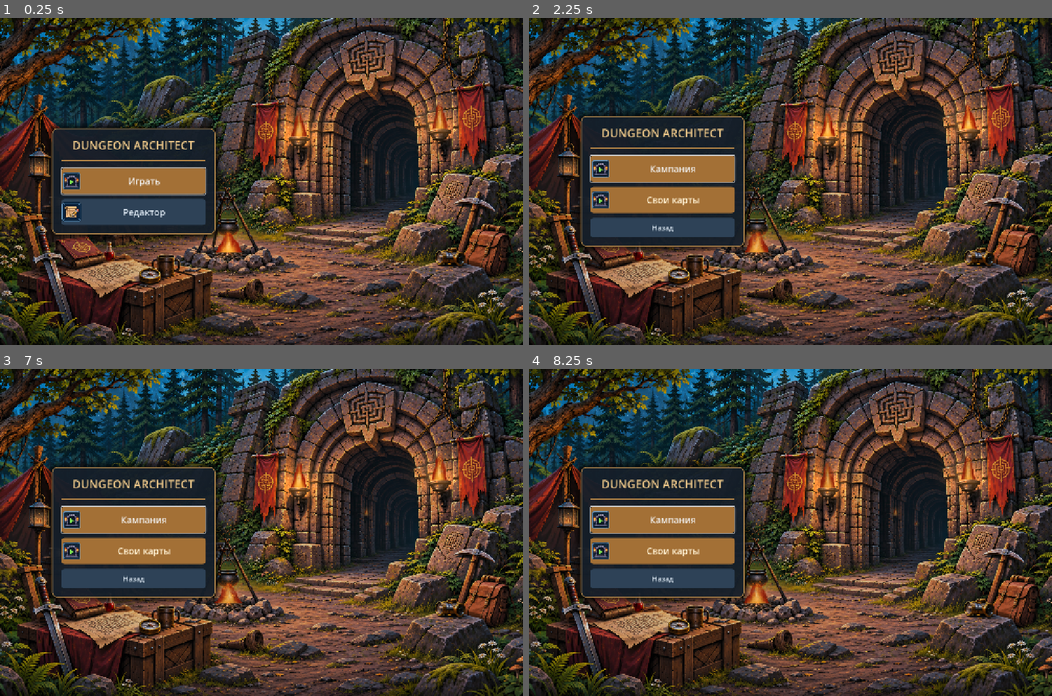
Above: before the commit, frames 1-4 (two rows, left to right).
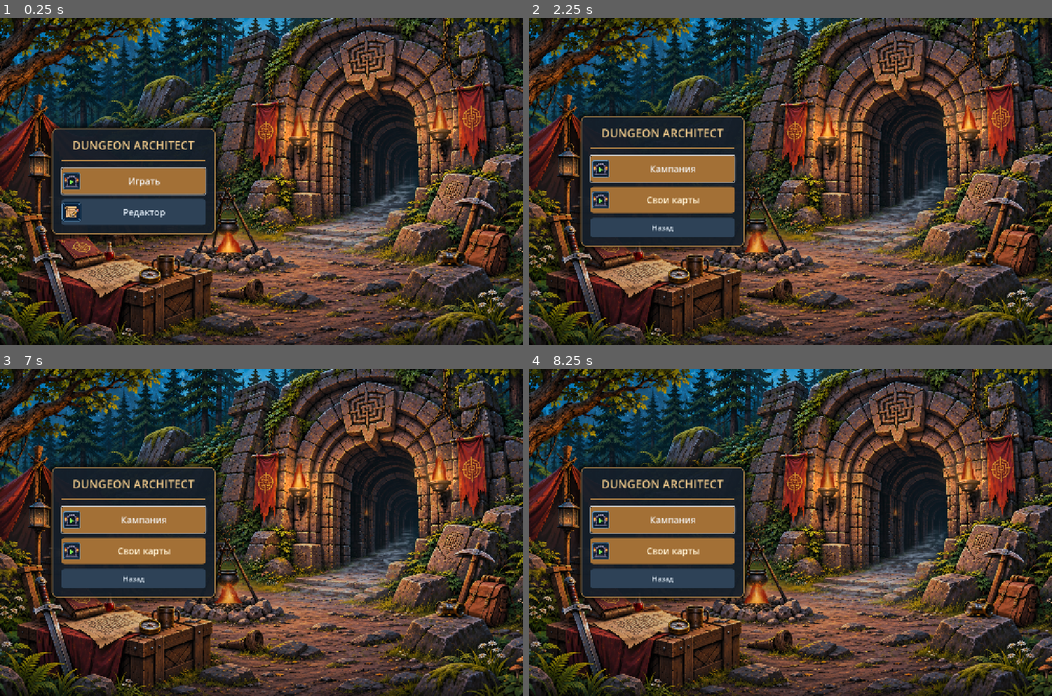
Above: after the commit, the same moments.

Repository: Warpreaktor/Dungeon-Architect
Game: Godot game, scene res://scenes/app.tscn
Two runs of this game, one before a commit and one after it. Both use one fixed random seed, a clock stepped at 60 frames per second and the inputs below.
Inputs (mouse positions are in pixels of both pictures, inside the frame that each line leads up to):
- Up to frame 1 (0.25 s): no input
- Up to frame 2 (2.25 s): click "Играть" at 0.5 s; click "Кампания" at 1.25 s; click "Назад" at 2 s
- Up to frame 3 (7 s): click "Свои карты" at 2.75 s; tap Enter at 3.5, 3.6, 5 s; move the mouse to (376, 516) at 3.52 s; hold Right 3.53-4.25 s; click (376, 516) at 3.67 s; tap Space at 3.77, 4.25, 5.75, 6.77 s; drag from (156, 548) to (235, 597) at 4.27 s; move the mouse to (313, 460) at 5.02 s; hold Right 5.03-5.75 s; tap M at 5.1 s; click (313, 460) at 5.17 s; drag from (235, 597) to (104, 483) at 5.77 s; move the mouse to (418, 581) at 6.52 s; hold Left from 6.53 s (still down); tap Tab at 6.6 s; click (418, 581) at 6.67 s
- Up to frame 4 (8.25 s): release Left at 7.25 s; click "Назад" at 7.25 s; click "Играть" at 8 s

The runs differ from the first frame. In frame 1, 1.4% of the frame differs, in the area x 53-80%, y 49-74%; in frame 2, 1.5%; in frame 3, 1.5%, in the area x 52-79%, y 49-74%; in frame 4, 1.5%.

Commit message:
Добавить стелющийся туман у входа в подземелье

Diff:
--- /dev/null
+++ b/scenes/effects/ground_fog.tscn
@@ -0,0 +1,23 @@
+[gd_scene load_steps=5 format=3]
+
+[ext_resource type="Shader" path="res://shaders/procedural_ground_fog.gdshader" id="1_fog"]
+
+[sub_resource type="FastNoiseLite" id="FastNoiseLite_fog"]
+seed = 1729
+frequency = 0.025
+fractal_octaves = 3
+
+[sub_resource type="NoiseTexture2D" id="NoiseTexture2D_fog"]
+width = 256
+height = 256
+seamless = true
+noise = SubResource("FastNoiseLite_fog")
+
+[sub_resource type="ShaderMaterial" id="ShaderMaterial_fog"]
+resource_local_to_scene = true
+shader = ExtResource("1_fog")
+shader_parameter/noise_map = SubResource("NoiseTexture2D_fog")
+
+[node name="GroundFog" type="ColorRect"]
+mouse_filter = 2
+material = SubResource("ShaderMaterial_fog")
--- a/scenes/main_menu.tscn
+++ b/scenes/main_menu.tscn
@@ -7,6 +7,7 @@
 
 [ext_resource type="PackedScene" path="res://scenes/hero_selection.tscn" id="5_heroes"]
 [ext_resource type="PackedScene" path="res://scenes/effects/fire_effect.tscn" id="6_fire"]
+[ext_resource type="PackedScene" path="res://scenes/effects/ground_fog.tscn" id="7_fog"]
 
 [sub_resource type="StyleBoxFlat" id="StyleBoxFlat_card"]
 bg_color = Color(0.090, 0.132, 0.18, 0.84)
@@ -79,6 +80,8 @@
 [node name="Ambience" type="Node2D" parent="Artwork"]
 unique_name_in_owner = true
 
+[node name="TunnelFog" parent="Artwork/Ambience" instance=ExtResource("7_fog")]
+
 [node name="Campfire" parent="Artwork/Ambience" instance=ExtResource("6_fire")]
 unique_name_in_owner = true
 flame_size = Vector2(82, 64)
--- a/scripts/main_menu.gd
+++ b/scripts/main_menu.gd
@@ -9,6 +9,7 @@
 @onready var _background: Sprite2D = $Artwork/Background
 @onready var _veil: ColorRect = $Artwork/Veil
 @onready var _ambience: Node2D = $Artwork/Ambience
+@onready var _tunnel_fog: ColorRect = $Artwork/Ambience/TunnelFog
 @onready var _safe_area: MarginContainer = $SafeArea
 @onready var _title: Label = %Title
 @onready var _card: PanelContainer = %Card
@@ -25,6 +26,7 @@
 @onready var _home_error: Label = %HomeError
 const LIBRARY_CAMPAIGNS := 0
 const LIBRARY_PERSONAL := 1
+const TUNNEL_FOG_BOUNDS := Rect2(0.49, 0.46, 0.34, 0.32)
 const CAMPFIRE_ANCHOR := Vector2(0.44258, 0.72051)
 const FIRE_ANCHORS := {
 	"Campfire": CAMPFIRE_ANCHOR,
@@ -116,6 +118,8 @@
 		offset.x = clampf(offset.x, min_offset, max_offset)
 	_artwork.position = offset
 	_veil.size = texture_size
+	_tunnel_fog.position = texture_size * TUNNEL_FOG_BOUNDS.position
+	_tunnel_fog.size = texture_size * TUNNEL_FOG_BOUNDS.size
 	for fire_name in FIRE_ANCHORS:
 		var fire: FireEffect = _ambience.get_node(NodePath(str(fire_name))) as FireEffect
 		var anchor: Vector2 = FIRE_ANCHORS[fire_name]
--- /dev/null
+++ b/shaders/procedural_ground_fog.gdshader
@@ -0,0 +1,28 @@
+shader_type canvas_item;
+render_mode unshaded;
+
+uniform sampler2D noise_map : repeat_enable, filter_linear;
+uniform vec4 fog_color : source_color = vec4(0.63, 0.72, 0.81, 1.0);
+uniform float density : hint_range(0.0, 1.0) = 0.58;
+uniform float drift_speed : hint_range(0.0, 0.2) = 0.035;
+uniform vec2 path_centers = vec2(0.78, 0.31);
+uniform vec2 path_half_widths = vec2(0.06, 0.43);
+
+void fragment() {
+	vec2 uv = UV;
+	float depth = smoothstep(0.08, 0.92, uv.y);
+	float center = mix(path_centers.x, path_centers.y, depth);
+	float width = mix(path_half_widths.x, path_half_widths.y, depth);
+	float sides = 1.0 - smoothstep(width * 0.22, width, abs(uv.x - center));
+	float ends = smoothstep(0.04, 0.22, uv.y) * (1.0 - smoothstep(0.65, 0.98, uv.y));
+	float edges = smoothstep(0.0, 0.08, uv.x) * (1.0 - smoothstep(0.92, 1.0, uv.x));
+	vec2 flow = vec2(-0.78, 0.62) * TIME * drift_speed;
+	vec2 p = (uv - flow) * vec2(1.8, 2.5);
+	float curl = texture(noise_map, p * 0.53 + vec2(0.23, 0.71)).r;
+	float body = texture(noise_map, p + vec2(curl * 0.28, 0.0)).r;
+	float wisps = texture(noise_map, p * vec2(1.4, 2.1) + flow * 0.45 + vec2(0.41, 0.18)).r;
+	float clouds = smoothstep(0.28, 0.78, body * 0.72 + wisps * 0.28);
+	float opacity = density * sides * ends * edges * mix(0.25, 1.0, clouds);
+	vec3 color = fog_color.rgb * mix(0.76, 1.0, clouds);
+	COLOR = vec4(color, opacity * fog_color.a * COLOR.a);
+}
--- a/tests/test_main_menu_artwork.gd
+++ b/tests/test_main_menu_artwork.gd
@@ -21,7 +21,15 @@
 	var tunnel_far: FireEffect = ambience.get_node("TunnelTorchFar")
 	var fires: Array[FireEffect] = [campfire, torch_left, torch_right, lantern, tunnel_near, tunnel_far]
 	var anchors: Array[Vector2] = [Vector2(0.44258, 0.72051), Vector2(0.56400, 0.36663), Vector2(0.80622, 0.34431), Vector2(0.11722, 0.47184), Vector2(0.68062, 0.44633), Vector2(0.71651, 0.47715)]
-	assert(ambience.get_child_count() == fires.size())
+	var fog: ColorRect = ambience.get_node("TunnelFog")
+	assert(ambience.get_child_count() == fires.size() + 1)
+	assert(fog.mouse_filter == Control.MOUSE_FILTER_IGNORE)
+	assert(fog.get_index() < campfire.get_index())
+	assert(artwork.z_index + fog.z_index < 0)
+	var fog_material: ShaderMaterial = fog.material as ShaderMaterial
+	assert(fog_material != null and fog_material.shader != null)
+	var noise_texture: NoiseTexture2D = fog_material.get_shader_parameter("noise_map") as NoiseTexture2D
+	assert(noise_texture != null and noise_texture.seamless)
 	assert(lantern._embers == null and lantern._smoke == null)
 	assert(torch_left.ember_amount < campfire.ember_amount and torch_left.smoke_amount < campfire.smoke_amount)
 	assert(torch_left._flame_material != torch_right._flame_material)
@@ -40,6 +48,10 @@
 		if menu.size.aspect() >= 4.0 / 3.0 and menu.size.aspect() <= 2.4:
 			for fire in fires:
 				assert(Rect2(Vector2.ZERO, menu.size).has_point(fire.global_position))
+		var fog_bounds: Rect2 = MainMenu.TUNNEL_FOG_BOUNDS
+		assert(fog.global_position.is_equal_approx(background.to_global(texture_size * fog_bounds.position)))
+		assert(fog.size.is_equal_approx(texture_size * fog_bounds.size))
+		assert(fog.get_global_rect().size.is_equal_approx(texture_size * fog_bounds.size * expected_scale))
 		for index in range(fires.size()):
 			var fire: FireEffect = fires[index]
 			var anchor: Vector2 = background.to_global(texture_size * anchors[index])
@@ -58,5 +70,5 @@
 			assert(not card.get_global_rect().has_point(lantern.global_position))
 	menu.queue_free()
 	await process_frame
-	print("Main menu artwork: full viewport coverage, independent fire sources and adaptive layout OK")
+	print("Main menu artwork: full viewport coverage, independent fire sources, ground fog and adaptive layout OK")
 	quit()
Not shown: 1 places in scenes/main_menu.tscn that only renumber resources
Not shown, added: shaders/procedural_ground_fog.gdshader.uid
